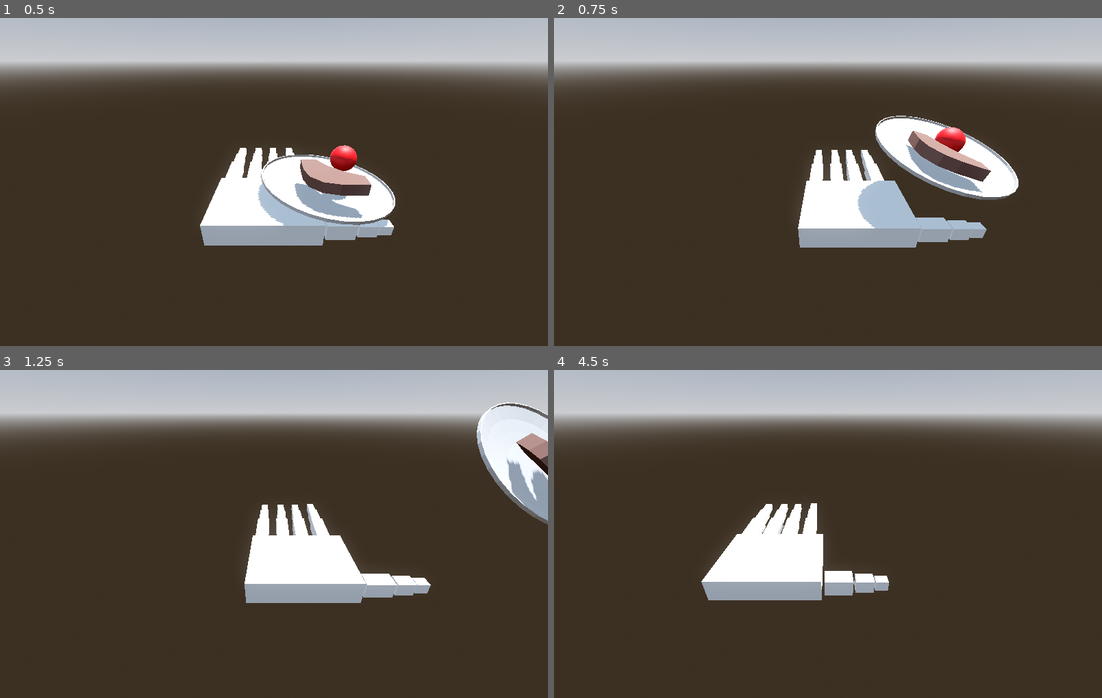
Above: before the commit, frames 1-4 (two rows, left to right).
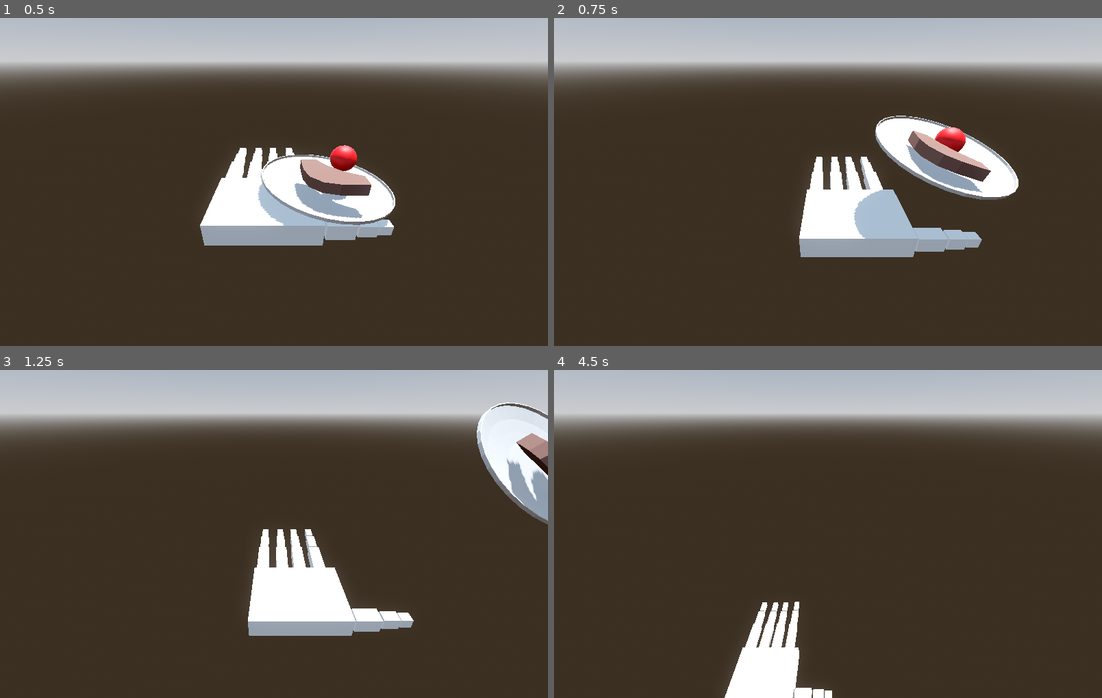
Above: after the commit, the same moments.

Repository: Odoxical/Please-Wait
Game: Godot game, scene res://Main.tscn
Two runs of this game, one before a commit and one after it. Both use one fixed random seed, a clock stepped at 60 frames per second and the inputs below.
Inputs (mouse positions are in pixels of both pictures, inside the frame that each line leads up to):
- Up to frame 1 (0.5 s): no input
- Up to frame 2 (0.75 s): move the mouse to (855, 182) at 0.52 s; hold Mouse wheel down (Scroll_Down) from 0.53 s (still down)
- Up to frame 3 (1.25 s): keep holding Mouse wheel down (Scroll_Down); tap Mouse wheel up (Scroll_Up) at 0.8 s
- Up to frame 4 (4.5 s): move the mouse to (800, 534) at 1.27 s; release Mouse wheel down (Scroll_Down) at 1.28 s; tap Mouse wheel up (Scroll_Up) at 1.35, 3.05 s; tap Ctrl (panic, bound only after the commit) at 1.55, 2.1, 3.8, 4.35 s; tap Enter at 2 s; move the mouse to (838, 527) at 2.02 s; hold Mouse wheel down (Scroll_Down) 2.03-2.78 s; move the mouse to (822, 540) at 2.77 s; tap Mouse wheel down (Scroll_Down) at 2.85 s; move the mouse to (866, 537) at 3.52 s; hold Mouse wheel up (Scroll_Up) 3.53-4.28 s; tap Space at 4.25 s; move the mouse to (784, 530) at 4.27 s

Frame 1 is identical in both runs. In frame 2, 3.3% of the frame differs, in the area x 44-79%, y 40-73%; in frame 3, 6.6%; in frame 4, 8.3%, in the area x 26-62%, y 40-100%.

Commit message:
Bort Bort Bort

Diff:
--- a/Grabber.gd
+++ b/Grabber.gd
@@ -1,8 +1,10 @@
 extends CharacterBody3D
 
+var panic_mode = false
 var height = 0
 var ground_plane = Plane(Vector3.UP,height)
 var speed_factor : float
+var hand_target_y
 
 func _ready():
 	Input.mouse_mode = Input.MOUSE_MODE_CAPTURED
@@ -13,11 +15,30 @@
 		position.x += event.relative.x * speed_factor
 		position.z += event.relative.y * speed_factor
 	if Input.is_action_pressed("Scroll_Up"):
-		position.y += 10*speed_factor
+		if panic_mode==false:
+			velocity.y += 250*speed_factor
+		else:
+			velocity.y += 500*speed_factor
 	if Input.is_action_pressed("Scroll_Down"):
-		position.y -= 10*speed_factor
+		if panic_mode==false:
+			velocity.y -= 250*speed_factor
+		else:
+			velocity.y -= 500*speed_factor
 	if Input.is_action_pressed("escape_mouse_capture"):
 		Input.mouse_mode = Input.MOUSE_MODE_VISIBLE
+	if Input.is_action_just_pressed("panic"):
+		if panic_mode==false:
+			panic_mode=true
+		elif panic_mode==true:
+			panic_mode=false
 
 func _process(delta):
-	speed_factor = delta
+	if panic_mode==false:
+		speed_factor = delta
+	else:
+		speed_factor = delta*2
+	position.y += velocity.y*speed_factor
+	if panic_mode == false:
+		velocity.y*=0.95
+	else:
+		velocity.y*=0.5
--- a/Main.tscn
+++ b/Main.tscn
@@ -43,7 +43,7 @@
 script = ExtResource("2_uu6xs")
 
 [node name="CollisionShape3D" type="CollisionShape3D" parent="Lose Condition" unique_id=2030921705]
-transform = Transform3D(1, 0, 0, 0, 1, 0, 0, 0, 1, 27, 0, -32)
+transform = Transform3D(1, 0, 0, 0, 1, 0, 0, 0, 1, 0.28975964, -3.030384, -6.380924)
 shape = SubResource("BoxShape3D_r0du0")
 
 [connection signal="area_entered" from="Lose Condition" to="Lose Condition" method="_on_area_entered"]
--- a/lose_condition.gd
+++ b/lose_condition.gd
@@ -5,5 +5,6 @@
 
 
 
-#func _on_area_entered(area: Area3D) -> void:
-#	if
+func _on_area_entered(body: Node3D) -> void:
+	if body.is_in_group("Food"):
+		print("You messy robot")
--- a/project.godot
+++ b/project.godot
@@ -41,6 +41,11 @@
 "events": [Object(InputEventKey,"resource_local_to_scene":false,"resource_name":"","device":0,"window_id":0,"alt_presse …(194 unchanged characters)…
 ]
 }
+panic={
+"deadzone": 0.2,
+"events": [Object(InputEventKey,"resource_local_to_scene":false,"resource_name":"","device":-1,"window_id":0,"alt_pressed":false,"shift_pressed":false,"ctrl_pressed":false,"meta_pressed":false,"pressed":false,"keycode":0,"physical_keycode":4194326,"key_label":0,"unicode":0,"location":0,"echo":false,"script":null)
+]
+}
 
 [physics]
 
